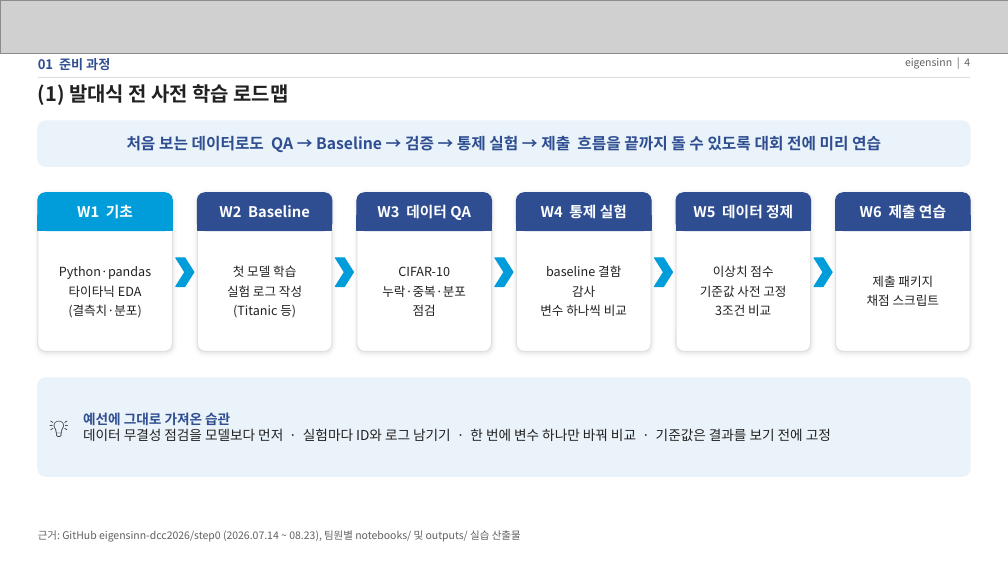
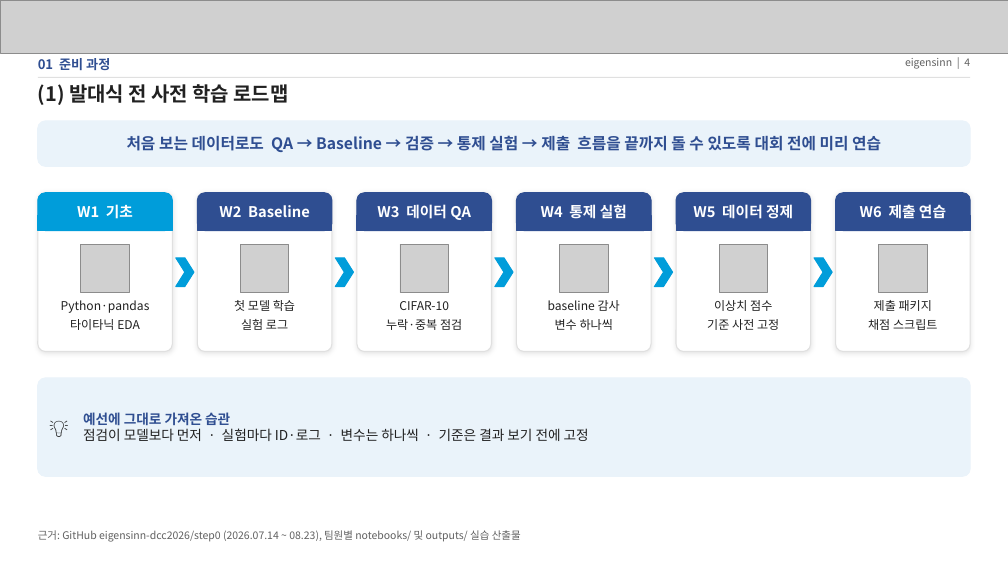
Before and after one commit to eigensinn-dcc2026/prelim, a slide deck: slide 4 of ppt/DCC2026_예선_결과정리.pptx. Drawn at 1008x567 pixels with LibreOffice and Linux fonts; fonts in the diff are those of the drawing; grey boxes stand for pictures. Boxes give left, top, right and bottom in pixels: in the first picture for what was removed or moved away, otherwise in the second. Text is boxed around its words. In the diff, an @@ line names an element or a change of style, - is before the commit and + after.

```diff
--- a/ppt/DCC2026_예선_결과정리.pptx
+++ b/ppt/DCC2026_예선_결과정리.pptx
@@ picture added at (81, 244, 129, 293) @@
@@ picture added at (240, 244, 289, 293) @@
@@ picture added at (400, 244, 448, 293) @@
@@ picture added at (560, 244, 608, 293) @@
@@ picture added at (719, 244, 768, 293) @@
@@ picture added at (879, 244, 927, 293) @@
@@ text "Python·pandas" at (61, 300, 150, 330): size 12 to 11.5 pt; vertical alignment middle to top @@
@@ text "Python·pandas": place and size @@
-text "Python·pandas" at (59, 266, 151, 318)
+text "Python·pandas" at (61, 300, 150, 330)
@@ text "첫 모델 학습": place and size @@
-text "첫 모델 학습" at (227, 265, 302, 318)
+text "첫 모델 학습" at (234, 300, 295, 330)
@@ text "CIFAR-10": place and size @@
-text "CIFAR-10" at (382, 266, 466, 316)
+text "CIFAR-10" at (386, 301, 462, 330)
@@ vertical alignment middle to top in 4 elements at (386, 301, 462, 330), (707, 300, 779, 330), (234, 300, 295, 330), (548, 300, 620, 330) @@
@@ text "이상치 점수": place and size @@
-text "이상치 점수" at (700, 265, 786, 316)
+text "이상치 점수" at (707, 300, 779, 330)
@@ text "제출 패키지": place and size @@
-text "제출 패키지" at (867, 275, 939, 306)
+text "제출 패키지" at (868, 300, 938, 330)
@@ text "제출 패키지" at (868, 300, 938, 330): size 12 to 11.5 pt; vertical alignment middle to top @@
@@ text at (68, 304, 142, 318): paragraph removed @@
-(결측치·분포)
@@ text at (234, 300, 295, 311): size 12 to 11.5 pt in "첫 모델 학습" @@
@@ text at (241, 319, 288, 330): text changed; size 12 to 11.5 pt @@
-실험 로그 작성
-(Titanic 등)
+실험 로그
@@ text at (386, 319, 462, 330): text changed; size 12 to 11.5 pt @@
-누락·중복·분포
-점검
+누락·중복 점검
@@ text at (399, 301, 449, 310): size 12 to 11.5 pt in "CIFAR-10" @@
@@ text at (548, 300, 620, 330): text changed; size 12 to 11.5 pt @@
-baseline 결함
-감사
-변수 하나씩 비교
+baseline 감사
+변수 하나씩
@@ text at (707, 319, 779, 330): text changed; size 12 to 11.5 pt @@
-기준값 사전 고정
-3조건 비교
+기준 사전 고정
@@ text at (714, 300, 772, 311): size 12 to 11.5 pt in "이상치 점수" @@
@@ text at (83, 428, 589, 441): text changed @@
-데이터 무결성 점검을 모델보다 먼저 · 실험마다 ID와 로그 남기기 · 한 번에 변수 하나만 바꿔 비교 · 기준값은 결과를 보기 전에 고정
+점검이 모델보다 먼저 · 실험마다 ID·로그 · 변수는 하나씩 · 기준은 결과 보기 전에 고정
```
Also in this commit, not shown: 14 other slides changed, 38 other files.
